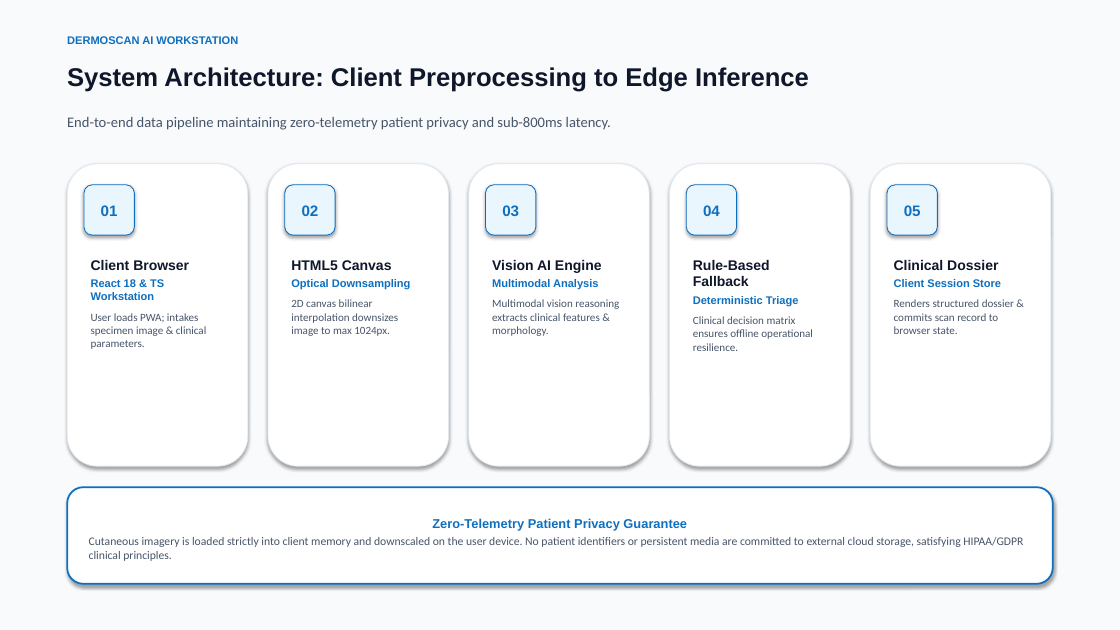
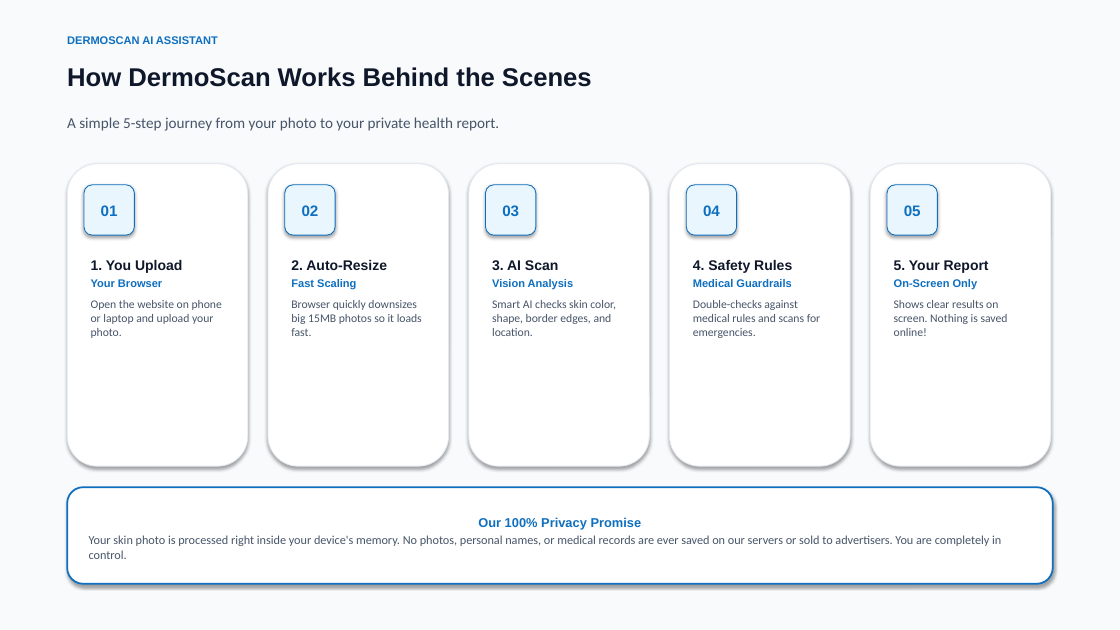
Before and after one commit to vijayesh26/Dermo-Scan-, a slide deck: slide 9 of DERMO_SCAN_PROJECT_PRESENTATION.pptx. Drawn at 1120x630 pixels with LibreOffice and Linux fonts; fonts in the diff are those of the drawing. Boxes give left, top, right and bottom in pixels: in the first picture for what was removed or moved away, otherwise in the second. Text is boxed around its words. In the diff, an @@ line names an element or a change of style, - is before the commit and + after.

Commit message:
Simplify PPT content to clear everyday language

```diff
--- a/DERMO_SCAN_PROJECT_PRESENTATION.pptx
+++ b/DERMO_SCAN_PROJECT_PRESENTATION.pptx
@@ text at (67, 36, 218, 44): text changed @@
-DERMOSCAN AI WORKSTATION
+DERMOSCAN AI ASSISTANT
@@ text at (67, 67, 592, 87): text changed @@
-System Architecture: Client Preprocessing to Edge Inference
+How DermoScan Works Behind the Scenes
@@ text at (67, 117, 500, 131): text changed; size 12.5 to 13 pt @@
-End-to-end data pipeline maintaining zero-telemetry patient privacy and sub-800ms latency.
+A simple 5-step journey from your photo to your private health report.
@@ text at (91, 260, 222, 338): text changed; size 9.5 to 10 pt @@
-Client Browser
-React 18 & TS Workstation
-User loads PWA; intakes specimen image & clinical parameters.
+1. You Upload
+Your Browser
+Open the website on phone or laptop and upload your photo.
@@ text at (291, 260, 422, 336): text changed; size 9.5 to 10 pt @@
-HTML5 Canvas
-Optical Downsampling
-2D canvas bilinear interpolation downsizes image to max 1024px.
+2. Auto-Resize
+Fast Scaling
+Browser quickly downsizes big 15MB photos so it loads fast.
@@ text at (492, 260, 616, 336): text changed; size 9.5 to 10 pt @@
-Vision AI Engine
-Multimodal Analysis
-Multimodal vision reasoning extracts clinical features & morphology.
+3. AI Scan
+Vision Analysis
+Smart AI checks skin color, shape, border edges, and location.
@@ text at (693, 260, 820, 338): text changed; size 9.5 to 10 pt @@
-Rule-Based Fallback
-Deterministic Triage
-Clinical decision matrix ensures offline operational resilience.
+4. Safety Rules
+Medical Guardrails
+Double-checks against medical rules and scans for emergencies.
@@ text at (894, 260, 1008, 336): text changed; size 9.5 to 10 pt @@
-Clinical Dossier
-Client Session Store
-Renders structured dossier & commits scan record to browser state.
+5. Your Report
+On-Screen Only
+Shows clear results on screen. Nothing is saved online!
@@ text in rounded rectangle at (89, 517, 1001, 559): text changed; size 10 to 10.5 pt @@
-Zero-Telemetry Patient Privacy Guarantee
-Cutaneous imagery is loaded strictly into client memory and downscaled on the user device. No patient identifiers or persistent media are committed to external cloud storage, satisfying HIPAA/GDPR clinical principles.
+Our 100% Privacy Promise
+Your skin photo is processed right inside your device's memory. No photos, personal names, or medical records are ever saved on our servers or sold to advertisers. You are completely in control.
```
Also in this commit, not shown: 9 other slides changed, 3 slides added, 3 slides removed, 1 other file.
